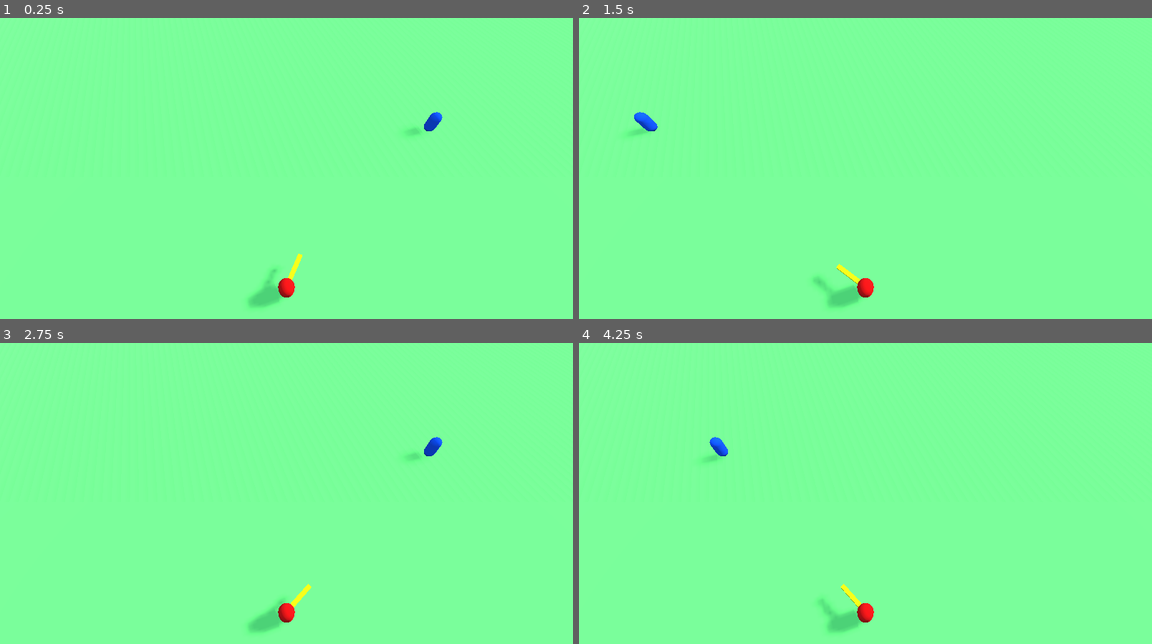
Above: before the commit, frames 1-4 (two rows, left to right).
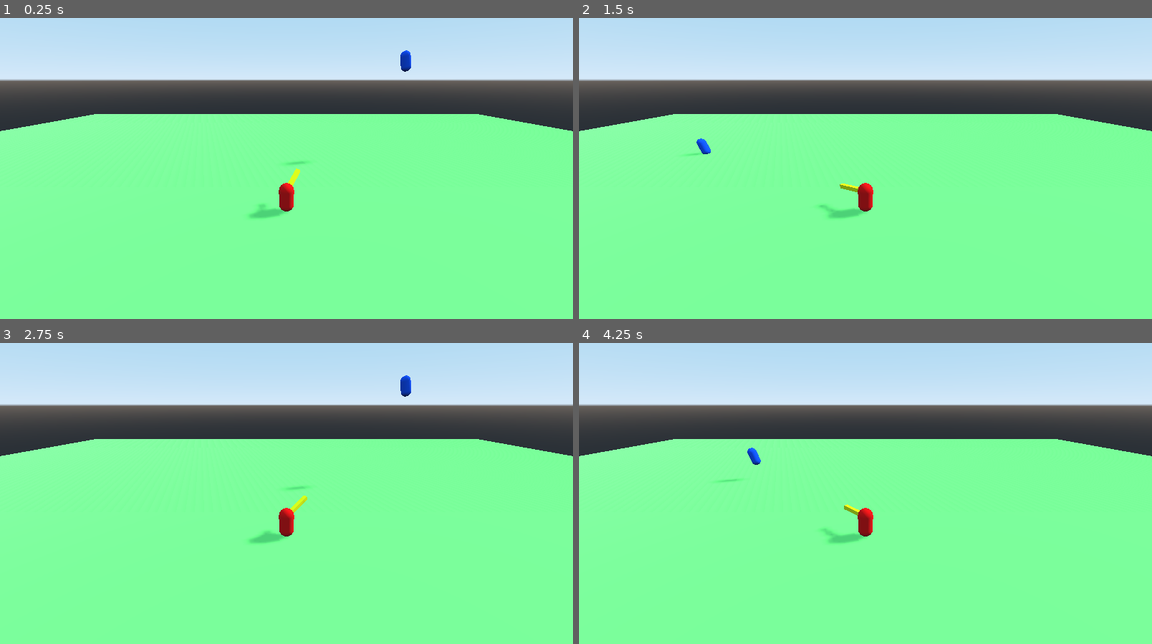
Above: after the commit, the same moments.

Repository: mc-carthy/gdAiBoilerplates
Game: Godot game, scene res://World.tscn
Same seed, same stepped clock (60 frames per second), same inputs: the game is played once before the commit and once after it.
Inputs:
- Up to frame 1 (0.25 s): no input
- Up to frame 2 (1.5 s): no input
- Up to frame 3 (2.75 s): no input
- Up to frame 4 (4.25 s): no input

The runs differ from the first frame. In frame 1, 34% of the frame differs, in the area x 0-100%, y 0-97%; in frame 2, 34%; in frame 3, 34%; in frame 4, 34%.

Commit message:
Rotating on x-axis also

Diff:
--- a/FaceTarget/Agent.tscn
+++ b/FaceTarget/Agent.tscn
@@ -36,8 +36,12 @@
 [node name="FaceTargetY" type="Spatial" parent="."]
 script = ExtResource( 2 )
 
-[node name="Pointer" type="MeshInstance" parent="FaceTargetY"]
-transform = Transform( 0.14178, 0, 0, 0, -6.01017e-08, -0.14178, 0, 1.03466, -4.66354e-09, 0, 1.44217, -1.09028 )
+[node name="FaceTargetX" type="Spatial" parent="FaceTargetY"]
+transform = Transform( -4.37114e-08, -1, 0, 1, -4.37114e-08, 0, 0, 0, 1, 0, 1.442, 0 )
+script = ExtResource( 2 )
+
+[node name="Pointer" type="MeshInstance" parent="FaceTargetY/FaceTargetX"]
+transform = Transform( -6.1974e-09, -6.01017e-08, -0.14178, -0.14178, 2.62713e-15, 6.1974e-09, 0, 1.03466, -4.66354e-09, 0.000169992, -7.43228e-12, -1.09028 )
 material_override = SubResource( 1 )
 mesh = SubResource( 2 )
 material/0 = SubResource( 1 )
--- a/FaceTarget/TurnAgent.gd
+++ b/FaceTarget/TurnAgent.gd
@@ -1,6 +1,7 @@
 extends Spatial
 
-onready var face_target = $FaceTargetY
+onready var face_target_y = $FaceTargetY
+onready var face_target_x = $FaceTargetY/FaceTargetX
 
 var target : Spatial
 func _ready():
@@ -8,7 +9,8 @@
 
 func _process(delta):
 	var target_pos = target.global_transform.origin
-	face_target.face_point(target_pos, delta)
+	face_target_y.face_point(target_pos, delta)
+	face_target_x.face_point(target_pos, delta)
 
 func show_red():
 	$Graphics/Red.show()
--- a/FaceTarget/World.tscn
+++ b/FaceTarget/World.tscn
@@ -51,7 +51,7 @@
 shadow_enabled = true
 
 [node name="Targetbase" type="Spatial" parent="."]
-transform = Transform( 1, 0, 0, 0, 1, 0, 0, 0, 1, 0, 1, -14 )
+transform = Transform( 0.961363, -0.275285, 0, 0.275285, 0.961363, 0, 0, 0, 1, 0, 6.34749, -14 )
 
 [node name="Target" type="Spatial" parent="Targetbase" groups=[
 "targets",
@@ -68,7 +68,7 @@
 anims/move = SubResource( 5 )
 
 [node name="Camera" type="Camera" parent="."]
-transform = Transform( 1, 0, 0, 0, 0.5, 0.866026, 0, -0.866026, 0.5, 0, 18.0075, 1.93159 )
+transform = Transform( 1, 0, 0, 0, 0.914755, 0.404009, 0, -0.404009, 0.914755, 0, 9.17861, 14.3213 )
 current = true
 
 [node name="Wall" type="StaticBody" parent="."]
